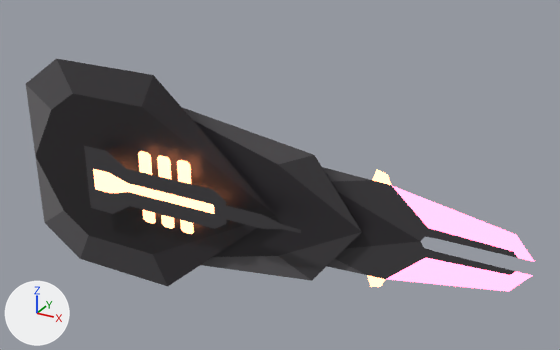
A saved change to the Blender file blender/Weapons.blend.
The view is the same before and after, from a camera (50 mm lens) standing at (60.1, -70.8, 38.4) and looking at (21.5, -0.7, 3.3). Every picture has the same lights, and +X, +Y and +Z are marked at lower left.

Names of what the first picture shows: 'CannonVisual', 'CannonVisual.001', 'CannonVisual.002', 'CannonVisual.003', 'CannonVisual.004'.
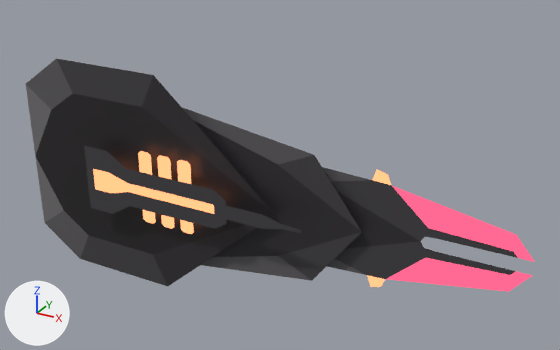
Location of each change, (x1, y1, x2, y2) in pixels of the pictures (560 x 350 px):
'CannonVisual.002', recoloured
    both: (364, 169, 535, 292)
'CannonVisual.003', recoloured
    both: (90, 152, 234, 227)
'CannonVisual.004', recoloured
    both: (138, 151, 194, 234)

The change, as a list of edits to the scene's bpy script:
```text
Change mat_redglow:
    mat_redglow: principled_material('RedGlow') -> emission_material('RedGlow')
    remove mat_redglow.emission_color = (1.0, 0.12, 0.246)  # red #ff6188
    remove mat_redglow.emission_strength = 5.0
    add mat_redglow.strength = 1.2
Change mat_gloworange:
    mat_gloworange: principled_material('GlowOrange') -> emission_material('GlowOrange')
    remove mat_gloworange.emission_color = (0.973, 0.314, 0.136)  # orange #fc9867
    remove mat_gloworange.emission_strength = 5.0
    add mat_gloworange.strength = 2.0
```
